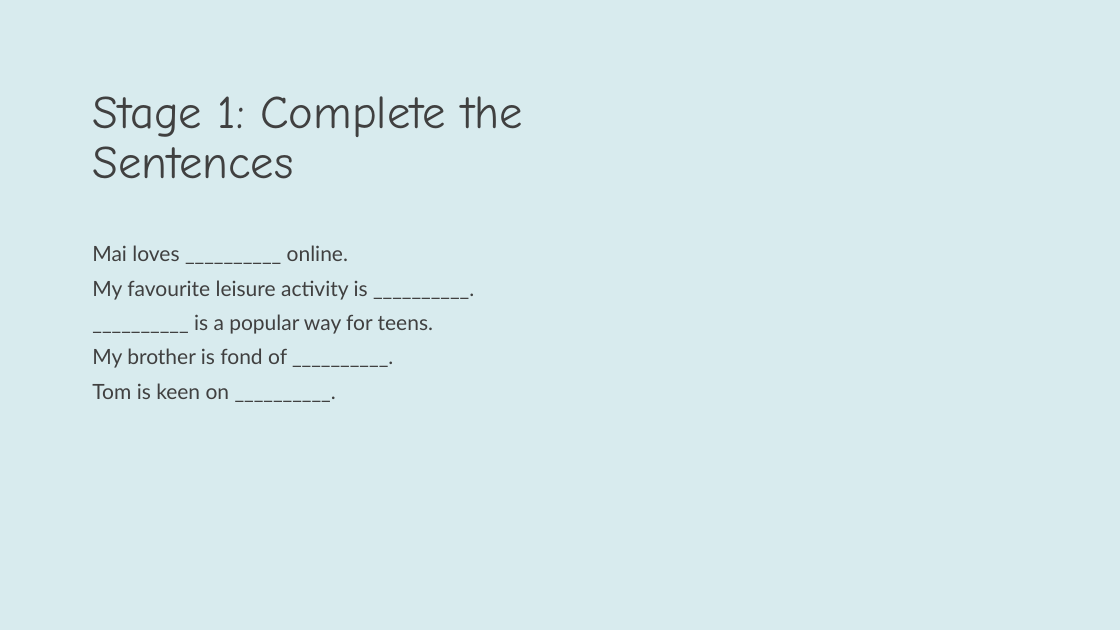
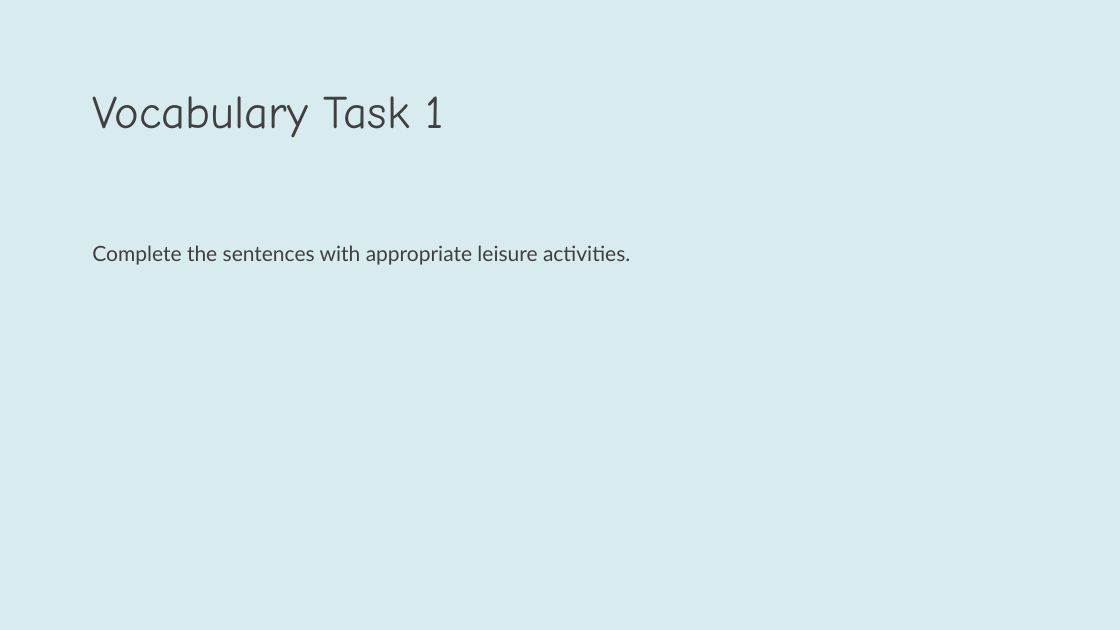
Before and after one commit to YuSh1nafk/IPR2026, a slide deck: slide 57 of back_end/outputs/Global_Success_Book_4_Presentation.pptx (slide 61 before the commit). Drawn at 1120x630 pixels with LibreOffice and Linux fonts; fonts in the diff are those of the drawing. Boxes give left, top, right and bottom in pixels: in the first picture for what was removed or moved away, otherwise in the second. Text is boxed around its words. In the diff, an @@ line names an element or a change of style, - is before the commit and + after.

```diff
--- a/back_end/outputs/Global_Success_Book_4_Presentation.pptx
+++ b/back_end/outputs/Global_Success_Book_4_Presentation.pptx
@@ title at [92,96,443,137]: text changed @@
-Stage 1: Complete the Sentences
+Vocabulary Task 1
@@ text at [92,245,630,265]: text changed @@
-Mai loves __________ online.
-My favourite leisure activity is __________.
-__________ is a popular way for teens.
-My brother is fond of __________.
-Tom is keen on __________.
+Complete the sentences with appropriate leisure activities.
```
Also in this commit, not shown: 49 other slides changed, 4 slides added, 9 slides removed, 24 other files.
